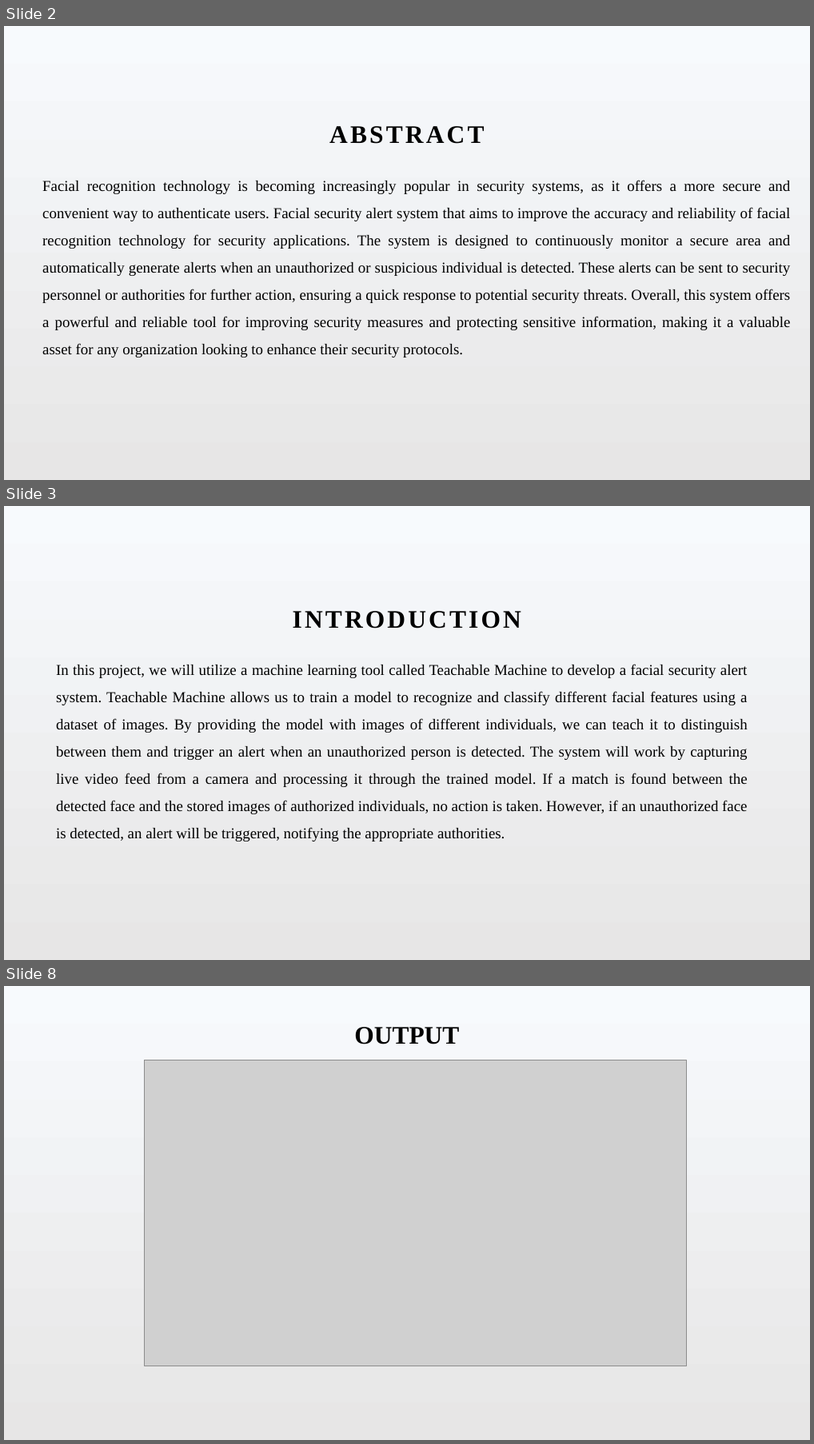
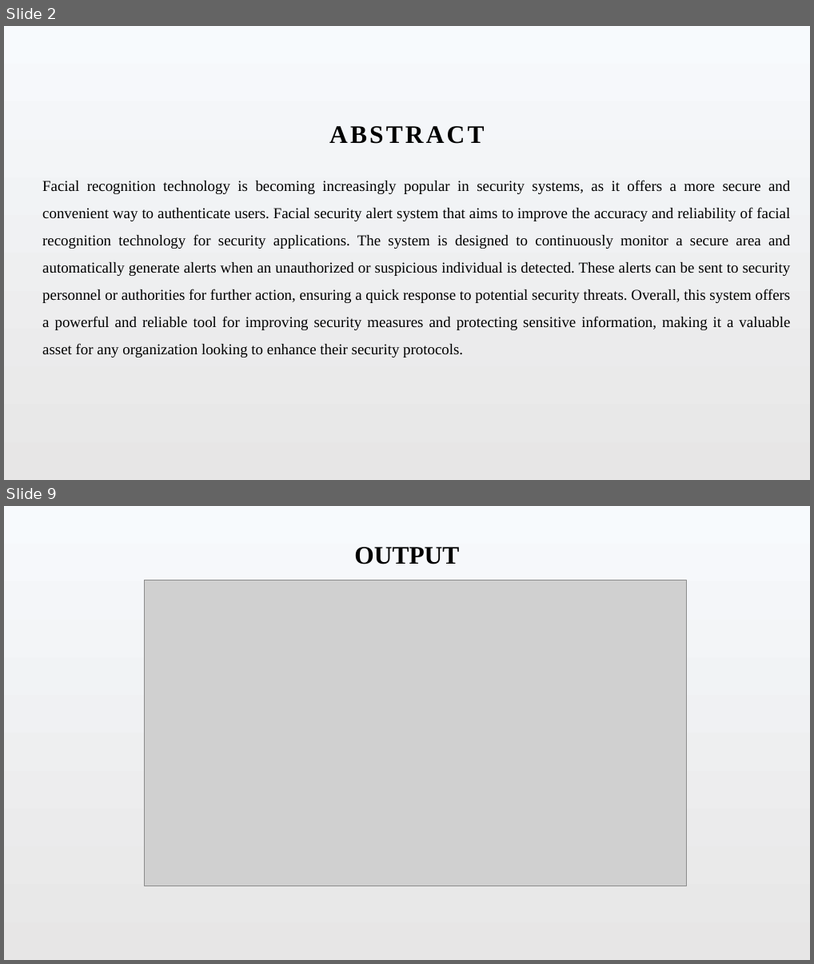
Before and after one commit to Sasimaddi/-Facial-Security-Alert-System-, a slide deck: Face Security.pptx. Shown one above the other, each under a label of ours: slides 2, 3 and 8 before the commit, slides 2 and 9 after it; the slides between them are not shown. The pictures are 814x1444 and 814x964 pixels, drawn with LibreOffice and Linux fonts; fonts in the diff are those of the drawing; grey boxes stand for pictures. Boxes give left, top, right and bottom in pixels: in the first picture for what was removed or moved away, otherwise in the second. Text is boxed around its words. In the diff, an @@ line names an element or a change of style, - is before the commit and + after.

```diff
--- a/Face Security.pptx
+++ b/Face Security.pptx
@@ slide 3 removed at (4,506,810,960), background gradient #F7FAFD to #E7E6E6 @@
@@ text removed at (293,611,522,628) @@
-INTRODUCTION
@@ text removed at (56,664,748,841) @@
-In this project, we will utilize a machine learning tool called Teachable Machine to develop a facial security alert system. Teachable Machine allows us to train a model to recognize and classify different facial features using a dataset of images. By providing the model with images of different individuals, we can teach it to distinguish between them and trigger an alert when an unauthorized person is detected. The system will work by capturing live video feed from a camera and processing it through the trained model. If a match is found between the detected face and the stored images of authorized individuals, no action is taken. However, if an unauthorized face is detected, an alert will be triggered, notifying the appropriate authorities.
@@ what was slide 8 is now slide 9 @@
```
Also in this commit, not shown: 5 slides changed, 3 slides added, 1 other slide removed, 1 other file.
